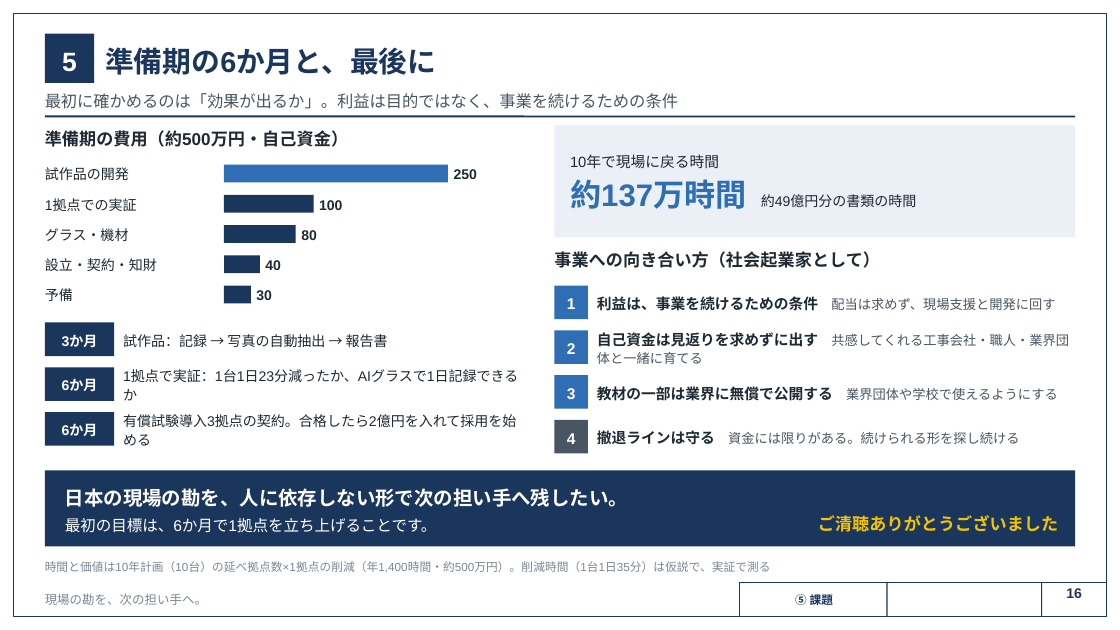
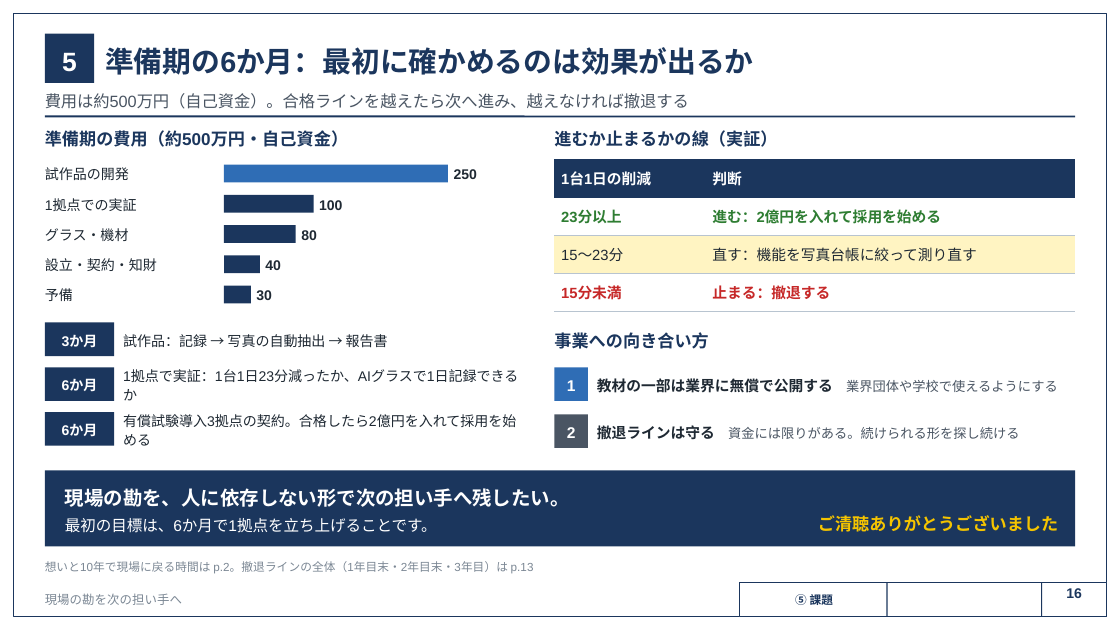
Before and after one commit to SEITOSHIKI/-ai-commute-audio-, a slide deck: slide 16 of deck/カンツギ_事業計画書_16枚版.pptx. Drawn at 1120x630 pixels with LibreOffice and Linux fonts; fonts in the diff are those of the drawing; background and template pictures are left out. Boxes give left, top, right and bottom in pixels: in the first picture for what was removed or moved away, otherwise in the second. Text is boxed around its words. In the diff, an @@ line names an element or a change of style, - is before the commit and + after.

```diff
--- a/deck/カンツギ_事業計画書_16枚版.pptx
+++ b/deck/カンツギ_事業計画書_16枚版.pptx
@@ text at [105, 47, 753, 75]: text changed @@
-準備期の6か月と、最後に
+準備期の6か月：最初に確かめるのは効果が出るか
@@ text at [45, 93, 689, 109]: text changed @@
-最初に確かめるのは「効果が出るか」。利益は目的ではなく、事業を続けるための条件
+費用は約500万円（自己資金）。合格ラインを越えたら次へ進み、越えなければ撤退する
@@ text "準備期の費用（約500万円・自己資金）" at [45, 130, 348, 147]: text colour #1F2933 to #1B365D @@
@@ rectangle removed at [554, 125, 1075, 237] @@
@@ text added at [554, 130, 777, 147], 11 pt, text #1B365D, bold @@
+進むか止まるかの線（実証）
@@ table added at [554, 159, 1075, 304], 4 rows, 2 columns @@
+1台1日の削減 | 判断
+23分以上 | 進む：2億円を入れて採用を始める
+15〜23分 | 直す：機能を写真台帳に絞って測り直す
+15分未満 | 止まる：撤退する
@@ text removed at [570, 155, 917, 209] @@
-10年で現場に戻る時間
-約137万時間 約49億円分の書類の時間
@@ text removed at [597, 296, 1055, 311] @@
-利益は、事業を続けるための条件 配当は求めず、現場支援と開発に回す
@@ text at [554, 332, 708, 349]: text changed; text colour #1F2933 to #1B365D @@
-事業への向き合い方（社会起業家として）
+事業への向き合い方
@@ text removed at [597, 332, 1069, 364] @@
-自己資金は見返りを求めずに出す 共感してくれる工事会社・職人・業界団体と一緒に育てる
@@ text "1": place and size @@
-text "1" at [567, 298, 576, 309]
+text "1" at [567, 380, 576, 391]
@@ rectangle: place and size @@
-rectangle at [554, 286, 588, 319]
+rectangle at [554, 367, 588, 401]
@@ rectangle removed at [554, 375, 588, 409] @@
@@ text removed at [567, 388, 576, 399] @@
-3
@@ text "教材の一部は業界に無償で公開する 業界団体や学校で使えるようにする": place and size @@
-text "教材の一部は業界に無償で公開する 業界団体や学校で使えるようにする" at [597, 386, 1058, 401]
+text "教材の一部は業界に無償で公開する 業界団体や学校で使えるようにする" at [597, 378, 1058, 393]
@@ text "2": place and size @@
-text "2" at [567, 343, 576, 354]
+text "2" at [567, 427, 576, 438]
@@ rectangle: place and size @@
-rectangle at [554, 330, 588, 364]
+rectangle at [554, 414, 588, 448]
@@ rectangle at [554, 414, 588, 448]: fill #2F6DB5 to #4A5563 @@
@@ text "撤退ラインは守る 資金には限りがある。続けられる形を探し続ける": place and size @@
-text "撤退ラインは守る 資金には限りがある。続けられる形を探し続ける" at [597, 430, 1020, 445]
+text "撤退ラインは守る 資金には限りがある。続けられる形を探し続ける" at [597, 425, 1020, 440]
@@ rectangle removed at [554, 420, 588, 454] @@
@@ text removed at [567, 433, 576, 444] @@
-4
@@ text at [65, 488, 570, 507]: text changed @@
-日本の現場の勘を、人に依存しない形で次の担い手へ残したい。
+現場の勘を、人に依存しない形で次の担い手へ残したい。
@@ text at [45, 561, 534, 574]: text changed @@
-時間と価値は10年計画（10台）の延べ拠点数×1拠点の削減（年1,400時間・約500万円）。削減時間（1台1日35分）は仮説で、実証で測る
+想いと10年で現場に戻る時間は p.2。撤退ラインの全体（1年目末・2年目末・3年目）は p.13
@@ text at [45, 593, 182, 605]: text changed @@
-現場の勘を、次の担い手へ。
+現場の勘を次の担い手へ
```
Also in this commit, not shown: 15 other slides changed, 20 other files.
